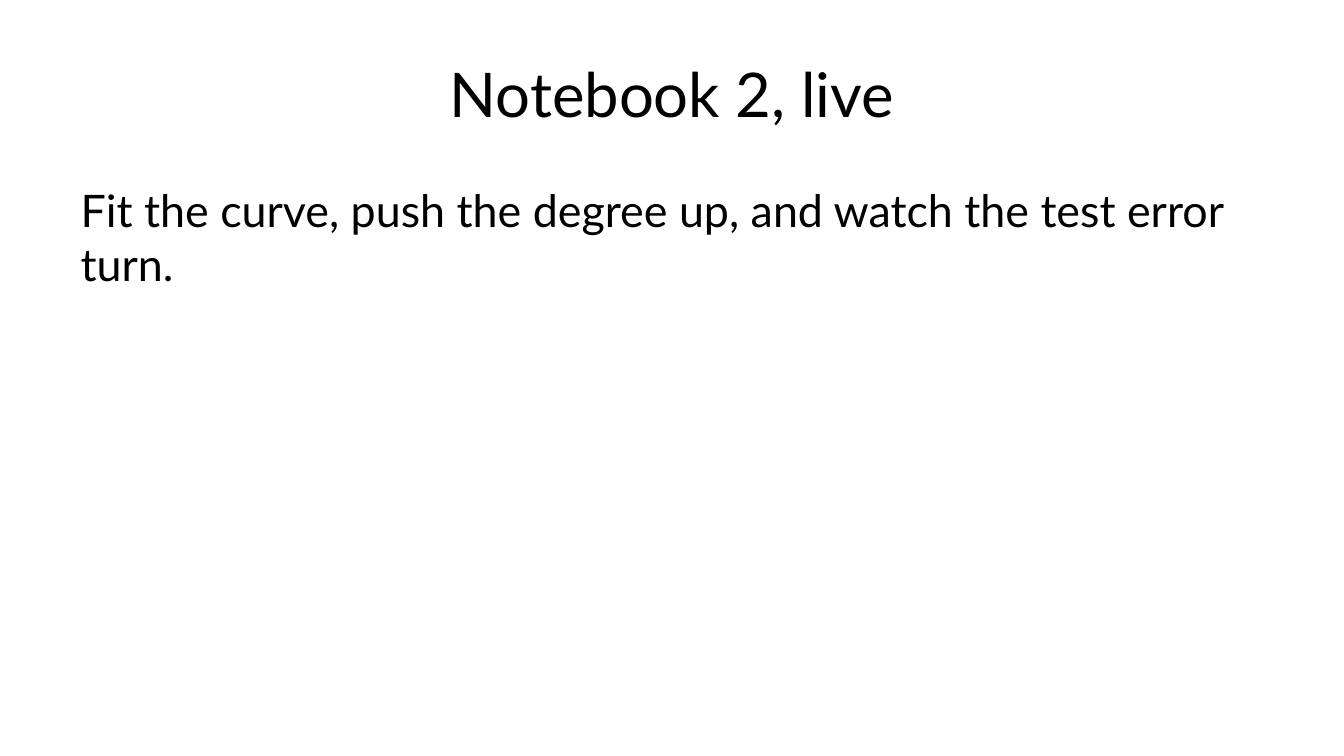
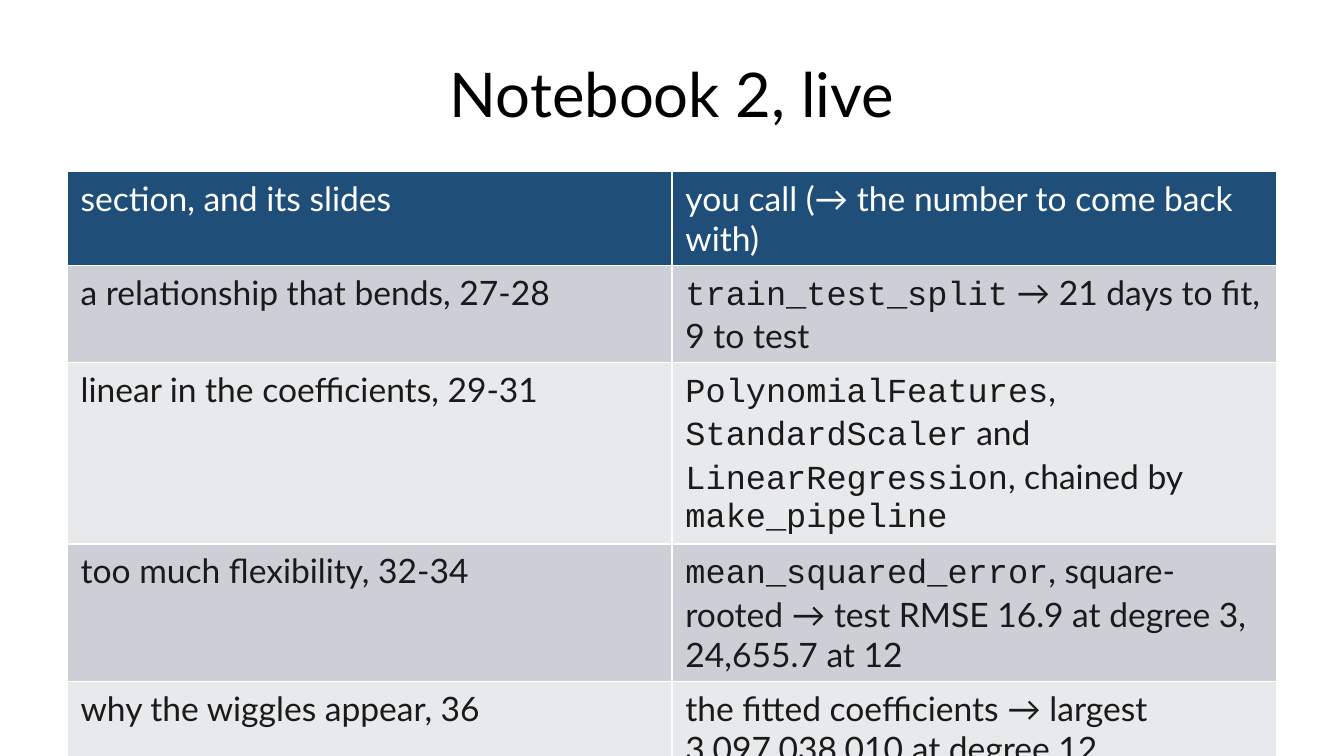
Before and after one commit to fabioantonini/technologies-for-artificial-intelligence, a slide deck: slide 35 of Lessons/03_regression/Slides/regression_slides.pptx. Drawn at 1344x756 pixels with LibreOffice and Linux fonts; fonts in the diff are those of the drawing; background and template pictures are left out. Boxes give left, top, right and bottom in pixels: in the first picture for what was removed or moved away, otherwise in the second. Text is boxed around its words. In the diff, an @@ line names an element or a change of style, - is before the commit and + after.

```diff
--- a/Lessons/03_regression/Slides/regression_slides.pptx
+++ b/Lessons/03_regression/Slides/regression_slides.pptx
@@ table added at box(67, 172, 1277, 731), 5 rows, 2 columns @@
+section, and its slides | you call (→ the number to come back with)
+a relationship that bends, 27-28 | train_test_split → 21 days to fit, 9 to test
+linear in the coefficients, 29-31 | PolynomialFeatures, StandardScaler and LinearRegression, chained by make_pipeline
+too much flexibility, 32-34 | mean_squared_error, square-rooted → test RMSE 16.9 at degree 3, 24,655.7 at 12
+why the wiggles appear, 36 | the fitted coefficients → largest 3,097,038,010 at degree 12
@@ text removed at box(81, 194, 1224, 282) @@
-Fit the curve, push the degree up, and watch the test error turn.
```
Also in this commit, not shown: 8 other slides changed, 3 other files.
